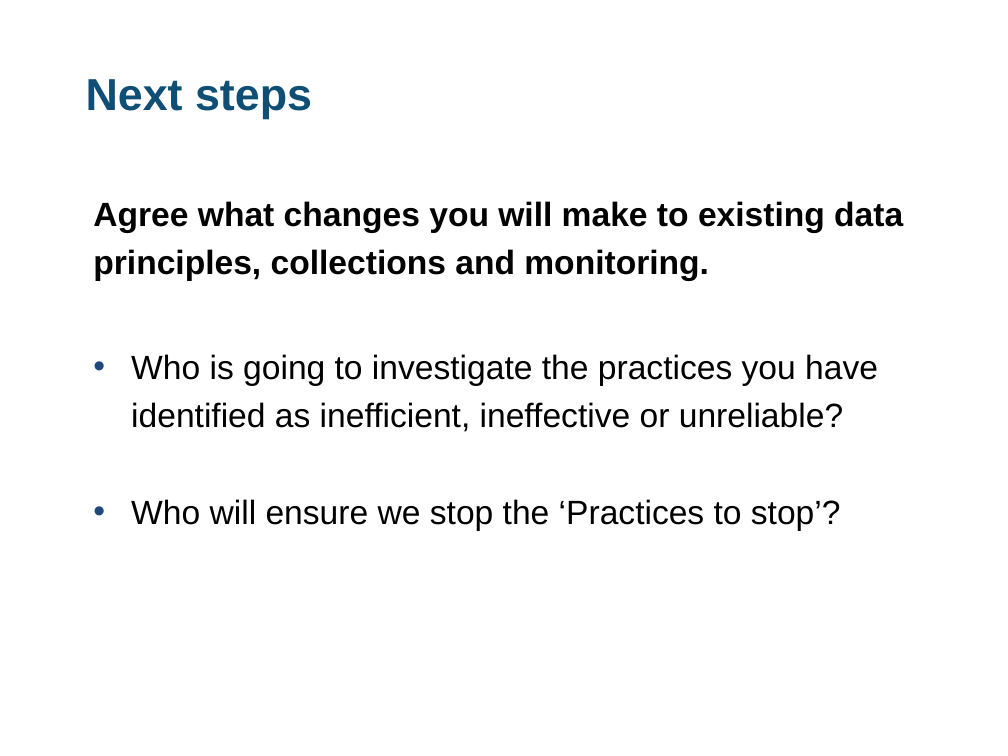
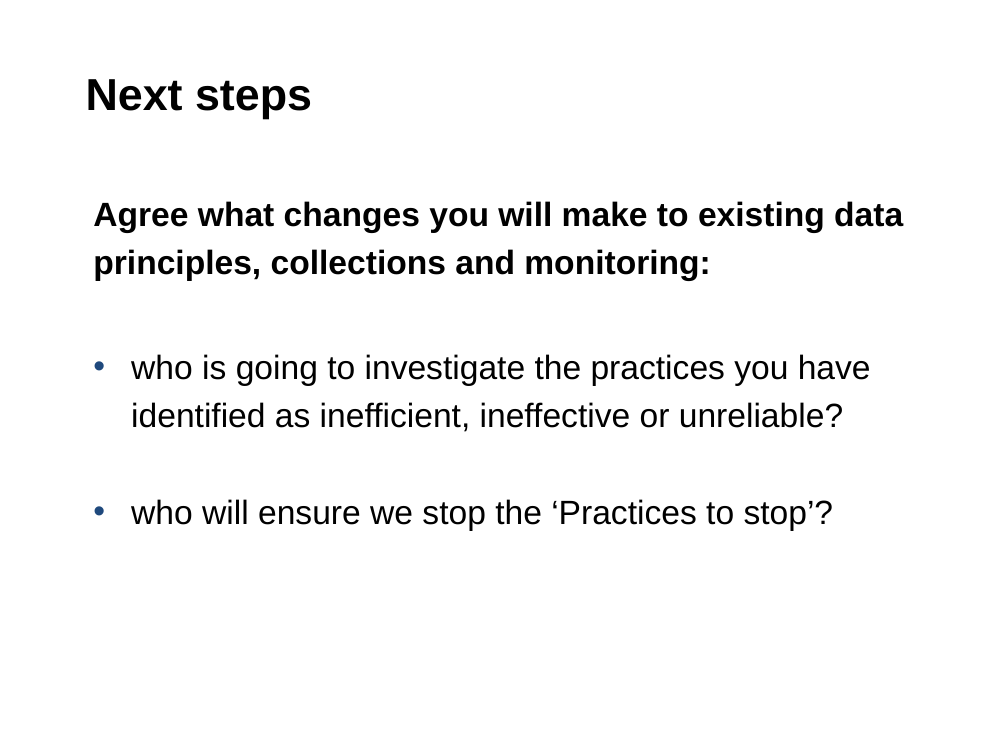
Before and after one commit to DFE-Digital/improve-workload-and-wellbeing-for-school-staff, a slide deck: slide 9 of content/assets/files/Review and streamline data management.odp. Drawn at 1008x756 pixels with LibreOffice and Linux fonts; fonts in the diff are those of the drawing. Boxes give left, top, right and bottom in pixels: in the first picture for what was removed or moved away, otherwise in the second. Text is boxed around its words. In the diff, an @@ line names an element or a change of style, - is before the commit and + after.

```diff
--- a/content/assets/files/Review and streamline data management.odp
+++ b/content/assets/files/Review and streamline data management.odp
@@ title "Next steps" at [86,79,312,119]: text colour #104F75 to #000000 @@
@@ text at [93,201,903,531]: text changed @@
-Agree what changes you will make to existing data principles, collections and monitoring.
-• Who is going to investigate the practices you have identified as inefficient, ineffective or unreliable?
-• Who will ensure we stop the ‘Practices to stop’?
+Agree what changes you will make to existing data principles, collections and monitoring:
+• who is going to investigate the practices you have identified as inefficient, ineffective or unreliable?
+• who will ensure we stop the ‘Practices to stop’?
```
Also in this commit, not shown: 8 other slides changed, 33 other files.
